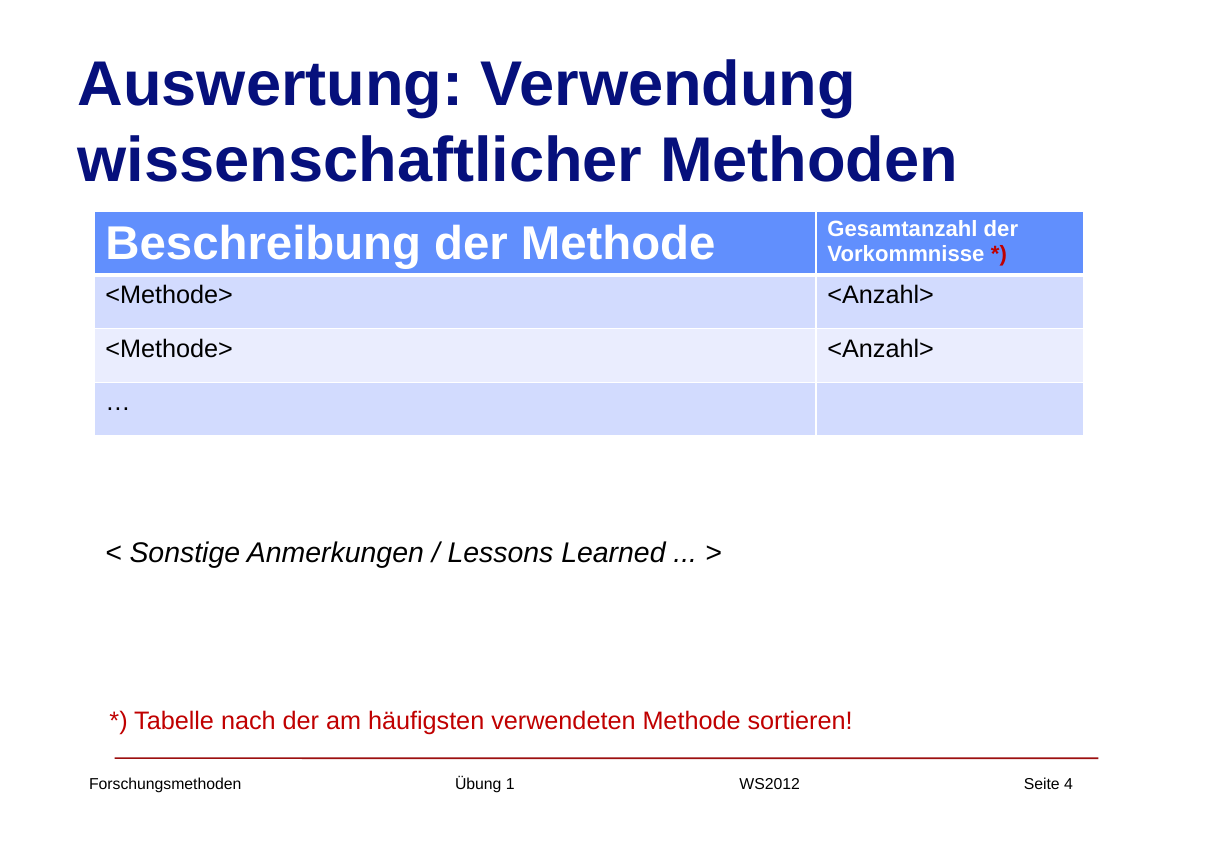
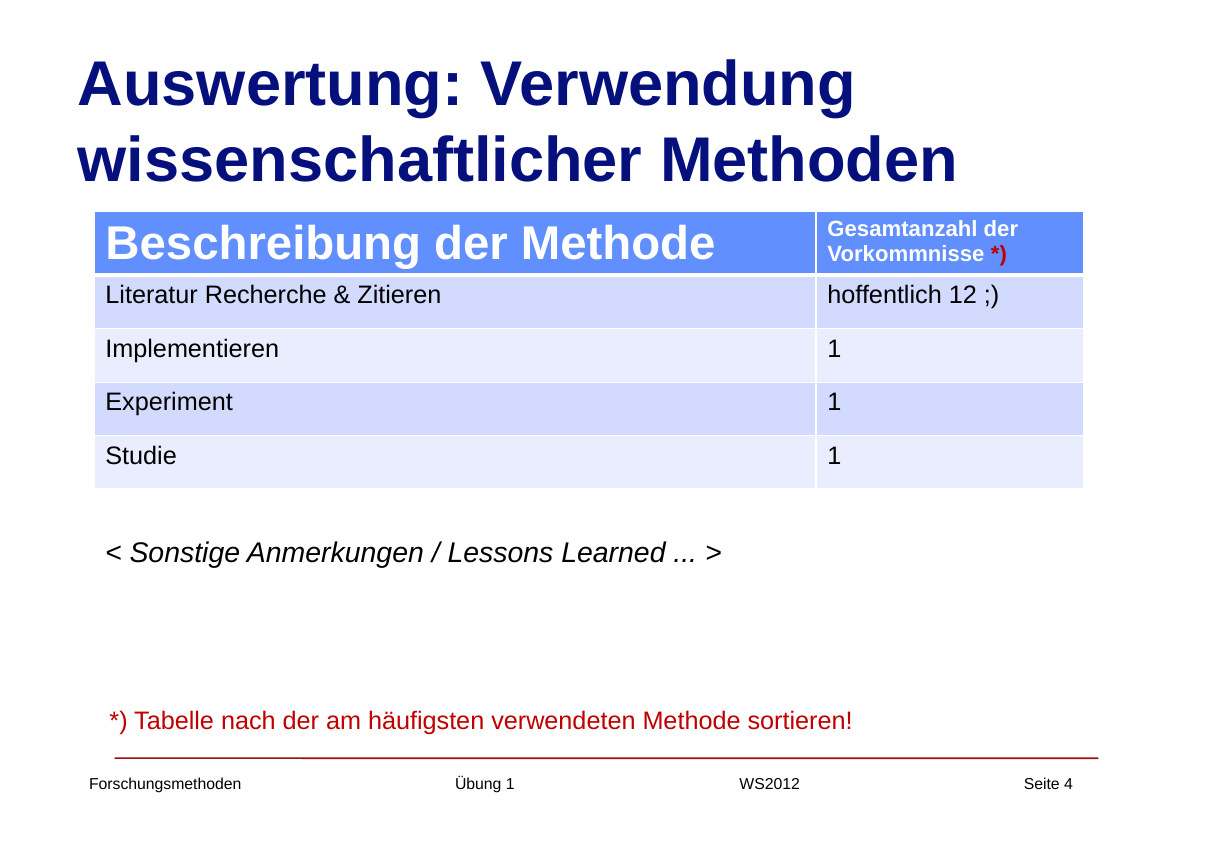
Before and after one commit to fleckb/forschungsmethoden, a slide deck: slide 4 of uebung-1/Forschungsmethoden-WS2012-Uebung-1-Gruppe-8.pptx. Drawn at 1232x853 pixels with LibreOffice and Linux fonts; fonts in the diff are those of the drawing. Boxes give left, top, right and bottom in pixels: in the first picture for what was removed or moved away, otherwise in the second. Text is boxed around its words. In the diff, an @@ line names an element or a change of style, - is before the commit and + after.

```diff
--- a/uebung-1/Forschungsmethoden-WS2012-Uebung-1-Gruppe-8.pptx
+++ b/uebung-1/Forschungsmethoden-WS2012-Uebung-1-Gruppe-8.pptx
@@ table at (94,212,1084,490) @@
-row 2: <Methode> | <Anzahl>
-row 3: <Methode> | <Anzahl>
-row 4: … | 
+row 2: Literatur Recherche & Zitieren | hoffentlich 12 ;)
+row 3: Implementieren | 1
+row 4: Experiment | 1
+row 5: Studie | 1
```
Also in this commit, not shown: 1 other slide changed, 1 other file.
